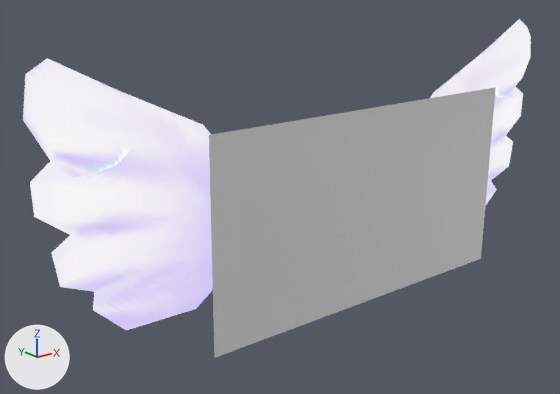
An edit to the glTF model godot/Wings.glb, drawn before and after from the same camera.
Rendered twice from a camera (50 mm lens) standing at (-0.632, -0.679, 0.287) and looking at (-0.069, 0.026, 0.005). Arrows for +X, +Y and +Z are at lower left; the lights stay in place. The first picture is the older version. Vertices at exactly the same position are counted once.

In view in the first picture: 'wingout'.
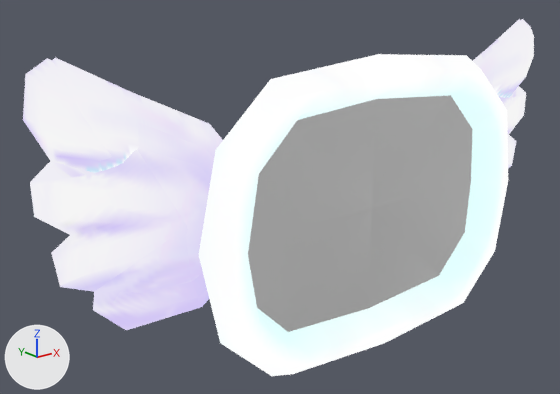
Where the change shows, as pixel boxes (x1, y1, x2, y2) in the pictures (560 x 394 px):
'wingout', reshaped
    before: (23, 19, 531, 358)
    after: (23, 19, 534, 376)
part 1 of me_wingout, added
    after: (52, 58, 223, 310)
part 2 of me_wingout, added
    after: (487, 19, 534, 168)
part 3 of me_wingout, rebuilt (8% wider, 19% taller)
    before: (209, 87, 496, 358)
    after: (199, 54, 508, 376)

The change, as a list of edits to the scene's bpy script:
```text
Change me_wingout:
    used by ob_wingout; location = (0.0, 0.0, 0.0)
    remove me_wingout.from_pydata(...)  # 110 vertices, 206 faces; spans x -0.385..0.377, y -0.064..0.039, z -0.12..0.198
    add me_wingout.from_pydata(...)  # 261 vertices, 492 faces; spans x -0.385..0.385, y -0.095..0.039, z -0.181..0.198
    me_wingout part 1: the loose piece of 53 vertices spanning x -0.385..-0.137, y -0.033..0.039, z -0.091..0.198 is copied, and the copy is moved by (0.008, 0.0, 0.0); it spans x -0.377..-0.129, y -0.033..0.039, z -0.091..0.198
    me_wingout part 2: the loose piece of 53 vertices spanning x 0.129..0.377, y -0.033..0.039, z -0.091..0.198 is copied, and the copy is moved by (0.008, 0.0, 0.0); it spans x 0.137..0.385, y -0.033..0.039, z -0.091..0.198
    me_wingout part 3: the loose piece of 4 vertices spanning x -0.228..0.221, y -0.064..-0.063, z -0.12..0.121 is rebuilt with 49 vertices and now spans x -0.243..0.243, y -0.095..-0.062, z -0.181..0.181
```
